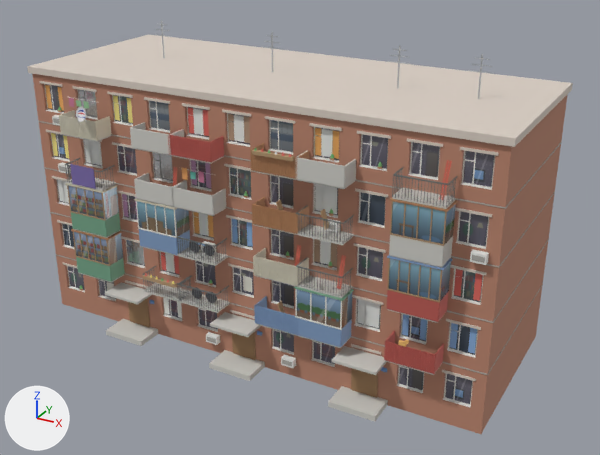
The glTF model assets/models/courtyard/brick_khrushchevka.glb: old version first, new version second.
Camera for both pictures: a 50 mm camera at (20.9, -36.8, 24.4) aimed at (1.2, -1.0, 6.5). The axes (+X, +Y, +Z) are drawn at lower left. The lights are the same throughout. The first picture is the older version. Vertices at exactly the same position are counted once.

The first picture shows 'brick_khrushchevka'.
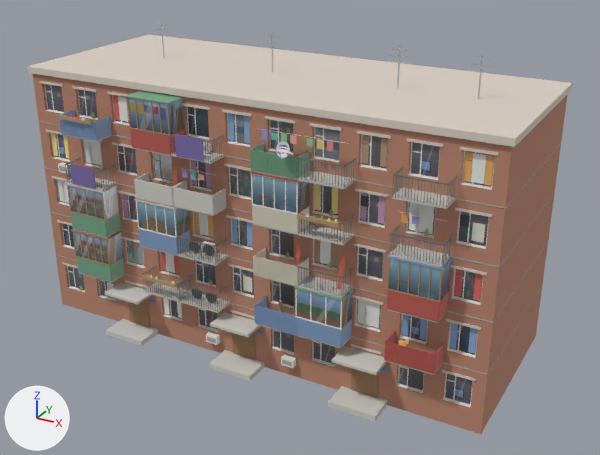
Where the change shows, as pixel boxes [x1, y1, x2, y2] in the pictures (600 x 455 px; the box of a moved part takes in the faces that stretch with it):
part 1 of me_brick_khrushchevka, added
    after: [471, 222, 485, 243]
part 2 of me_brick_khrushchevka, moved or reshaped
    before: [332, 130, 339, 159]
    after: [360, 193, 367, 220]
part 3 of me_brick_khrushchevka, added
    after: [378, 196, 385, 224]
part 4 of me_brick_khrushchevka, added
    after: [409, 202, 434, 234]
part 5 of me_brick_khrushchevka, moved or reshaped (not visible afterwards)
    before: [79, 90, 98, 117]
part 6 of me_brick_khrushchevka, added
    after: [471, 153, 486, 184]
part 7 of me_brick_khrushchevka, added
    after: [203, 142, 212, 153]
part 8 of me_brick_khrushchevka, added (green)
    after: [125, 91, 183, 104]
part 9 of me_brick_khrushchevka, deleted
    before: [45, 85, 489, 265]
part 10 of me_brick_khrushchevka, reshaped
    before: [62, 114, 456, 266]
    after: [59, 96, 494, 266]
part 11 of me_brick_khrushchevka, surface changed
    both: [45, 84, 494, 225]
part 12 of me_brick_khrushchevka, recoloured (white to yellow)
    before: [315, 184, 337, 214]
    after: [315, 184, 321, 211]
part 13 of me_brick_khrushchevka, recoloured
    before: [131, 123, 146, 147]
part 14 of me_brick_khrushchevka, recoloured
    both: [250, 143, 309, 179]
part 15 of me_brick_khrushchevka, recoloured
    before: [180, 136, 222, 162]
    after: [174, 144, 206, 159]
part 16 of me_brick_khrushchevka, recoloured (darker)
    both: [59, 110, 112, 141]

The change, as a diff of the scene's bpy script:
```diff
--- a/assets/models/courtyard/brick_khrushchevka.glb.py
+++ b/assets/models/courtyard/brick_khrushchevka.glb.py
@@ me_brick_khrushchevka @@
-me_brick_khrushchevka.from_pydata(...)  # 11898 vertices, 17604 faces; spans x -13.1..13.1, y -7.0..5.4, z 0.0..16.5
+me_brick_khrushchevka.from_pydata(...)  # 12418 vertices, 18366 faces; spans x -13.1..13.1, y -7.0..5.4, z 0.0..16.5
+# me_brick_khrushchevka part 1: a new loose piece, a box spanning x 11.67..12.21, y -4.87..-4.86, z 9.59..10.43, in mat_cnewspaper (light grey #dddace)
+# me_brick_khrushchevka part 2: the loose piece of 8 vertices spanning x 5.0..5.3, y -4.9, z 12.2..13.5 is moved by (1.5, 0.0, -2.7), in mat_ccurt5 (pink #c495bc)
+# me_brick_khrushchevka part 3: a new loose piece, a box spanning x 7.308..7.62, y -4.87..-4.86, z 9.506..10.794, in mat_ccurt5 (pink #c495bc)
+# me_brick_khrushchevka part 4: a new loose piece, a box spanning x 8.796..9.924, y -4.87..-4.86, z 9.492..10.808, in mat_ctulle (white #eaebe7)
+# me_brick_khrushchevka part 5: the loose piece of 8 vertices spanning x -9.9..-8.8, y -4.9, z 12.2..13.5 is moved by (4.7, 0.0, 0.0), in mat_ctulle (white #eaebe7)
+# me_brick_khrushchevka part 6: a new loose piece, a box spanning x 11.424..11.976, y -4.871..-4.863, z 12.22..13.48, in mat_ctulle (white #eaebe7)
+# me_brick_khrushchevka part 7: a new loose piece, a box spanning x -2.21..-1.51, y -5.36..-5.04, z 11.52..11.98, in mat_cac (white #ededea)
+# me_brick_khrushchevka part 8: a new loose piece, a box spanning x -5.68..-3.08, y -6.175..-4.925, z 13.95..14.01, in mat_cclad0 (green #7cad90)
+# me_brick_khrushchevka part 9: 48 loose pieces with 574 vertices, spanning x -12.3..12.5, y -7.0..-4.8, z 8.7..13.5, are deleted
+# me_brick_khrushchevka part 10: 108 vertices moved from x -10.0..10.2, y -6.2..-4.9, z 8.7..12.4 to x -10.0..10.2, y -6.2..-4.9, z 8.7..12.5; 228 vertices removed from x -3.3..10.9, y -6.3..-4.9, z 8.7..13.5; 1170 vertices added at x -10.1..12.3, y -7.0..-4.9, z 8.7..14.0
+# me_brick_khrushchevka part 11: 82 kept faces spanning x -12.3..12.3, y -6.1..4.9, z 9.4..13.6 get new texture (UV) coordinates
+# me_brick_khrushchevka part 12: 12 faces spanning x 4.1..4.4, y -4.9, z 9.5..10.8 switch from mat_ctulle (white #eaebe7) to mat_ccurt1 (yellow #f6e589)
+# me_brick_khrushchevka part 13: 5 faces spanning x -5.6..-5.5, y -6.1..-5.0, z 11.4..12.4 switch from mat_cconcrete (light grey #cecdc7) to mat_cclad4 (red #c46159)
+# me_brick_khrushchevka part 14: 206 faces spanning x 1.4..3.9, y -6.2..-5.0, z 11.4..12.4 switch from mat_cclad2 (orange #bc8961) to mat_cclad0 (green #7cad90)
+# me_brick_khrushchevka part 15: 81 faces spanning x -2.9..-0.8, y -6.1..-5.0, z 11.4..12.4 switch from mat_cclad4 (red #c46159) to mat_crail (grey #767c7c)
+# me_brick_khrushchevka part 16: 183 faces spanning x -10.3..-7.8, y -6.2..-5.0, z 11.4..12.4 switch from mat_cclad3 (pale yellow #ddd7c4) to mat_cclad1 (blue #89a6cb)
+# other edits to the shape of me_brick_khrushchevka do not show in these pictures
 me_brick_khrushchevka.materials.append(mat_cbrick)
@@ me_brick_khrushchevka @@
 me_brick_khrushchevka.materials.append(mat_cl10)
-me_brick_khrushchevka.materials.append(mat_cl11)  # pink #c97997
 me_brick_khrushchevka.materials.append(mat_cl3)
@@ me_brick_khrushchevka @@
 me_brick_khrushchevka.materials.append(mat_csignblue)
+me_brick_khrushchevka.materials.append(mat_cl5)  # blue #a297d3
+me_brick_khrushchevka.materials.append(mat_cl1)  # pink #f0aca2
+me_brick_khrushchevka.materials.append(mat_cl2)  # beige #e9c579
+me_brick_khrushchevka.materials.append(mat_cl0)  # pink #e38581
```
